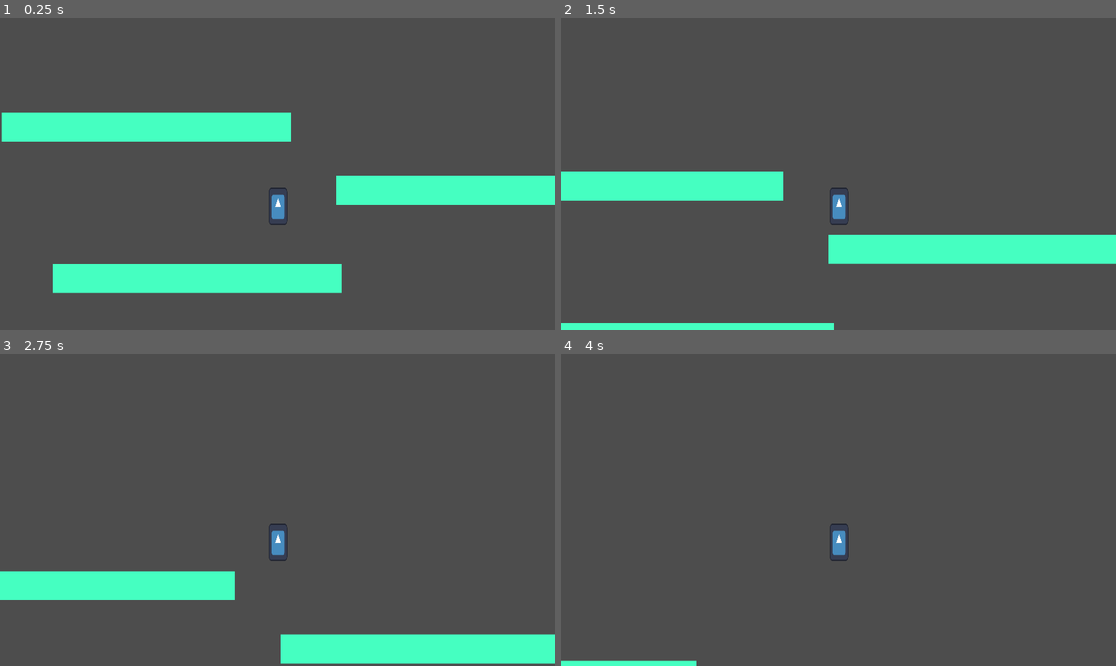
Above: before the commit, frames 1-4 (two rows, left to right).
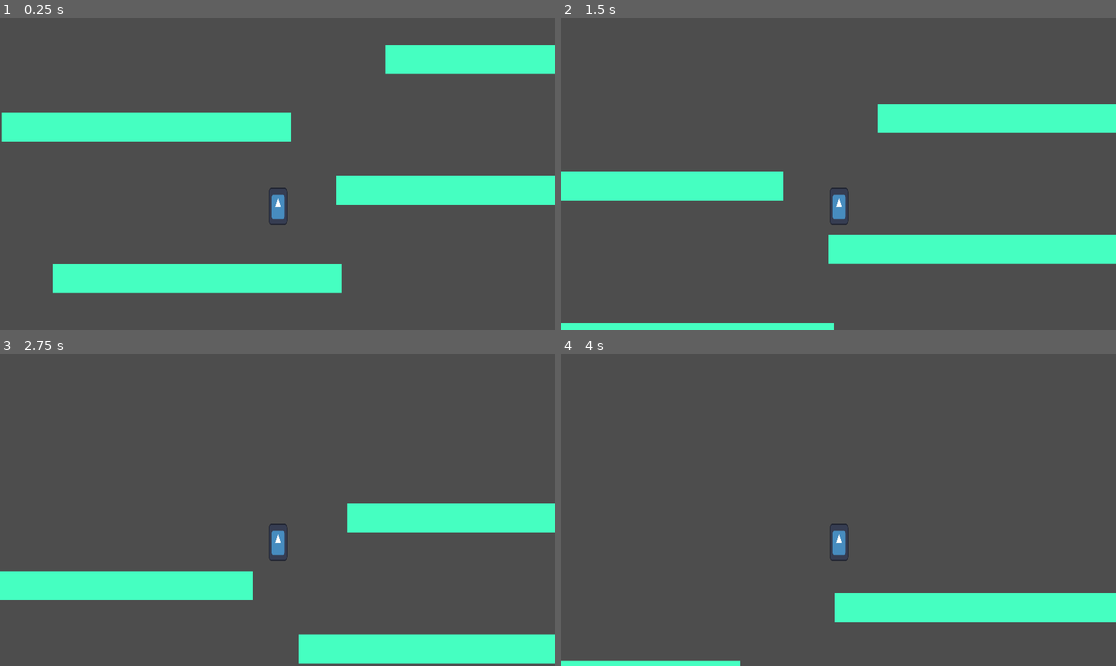
Above: after the commit, the same moments.

Repository: AidanNC/dogrun
Game: Godot game, scene res://scenes/world.tscn
The game is run twice, just before and just after one commit, with the same random seed, the same clock (stepped at 60 frames per second) and the same inputs. The engine's default icon, where the game draws it, is replaced by a stand-in: a white triangle on a blue panel in a dark square.
Inputs:
- Up to frame 1 (0.25 s): no input
- Up to frame 2 (1.5 s): hold D (move_right) from 0.53 s (still down); tap W (jump) at 0.77 s
- Up to frame 3 (2.75 s): tap W (jump) at 1.52 s; release D (move_right) at 2.03 s; hold A (move_left) from 2.03 s (still down)
- Up to frame 4 (4 s): release A (move_left) at 2.78 s; hold D (move_right) from 2.78 s (still down); tap W (jump) at 3.02, 3.77 s

The runs differ from the first frame. In frame 1, 2.9% of the frame differs, in the area x 69-100%, y 8-19%; in frame 2, 3.9%; in frame 3, 4.1%; in frame 4, 4.9%, in the area x 24-100%, y 76-100%.

Commit message:
add: new platform

Diff:
--- a/godot/scenes/world.tscn
+++ b/godot/scenes/world.tscn
@@ -45,3 +45,14 @@
 [node name="CollisionShape2D" type="CollisionShape2D" parent="Platform3"]
 position = Vector2(-0.5, 0.5)
 shape = SubResource("RectangleShape2D_ofi40")
+
+[node name="Platform4" type="StaticBody2D" parent="."]
+position = Vector2(1879, 77)
+
+[node name="MeshInstance2D" type="MeshInstance2D" parent="Platform4"]
+modulate = Color(0.27, 1, 0.756667, 1)
+mesh = SubResource("QuadMesh_54h7s")
+
+[node name="CollisionShape2D" type="CollisionShape2D" parent="Platform4"]
+position = Vector2(-0.5, 0.5)
+shape = SubResource("RectangleShape2D_ofi40")
Not shown, added: godot/assets/MC idle/0000.png.import
Not shown, added: godot/assets/MC idle/0001.png.import
Not shown, added: godot/assets/MC idle/0002.png.import
Not shown, added: godot/assets/MC idle/0003.png.import
Not shown, added: godot/assets/MC idle/0004.png.import
Not shown, added: godot/assets/MC idle/0005.png.import
Not shown, added: godot/assets/MC idle/0006.png.import
Not shown, added: godot/assets/MC idle/0007.png.import
Not shown, added: godot/assets/MC idle/0008.png.import
Not shown, added: godot/assets/MC idle/0009.png.import
